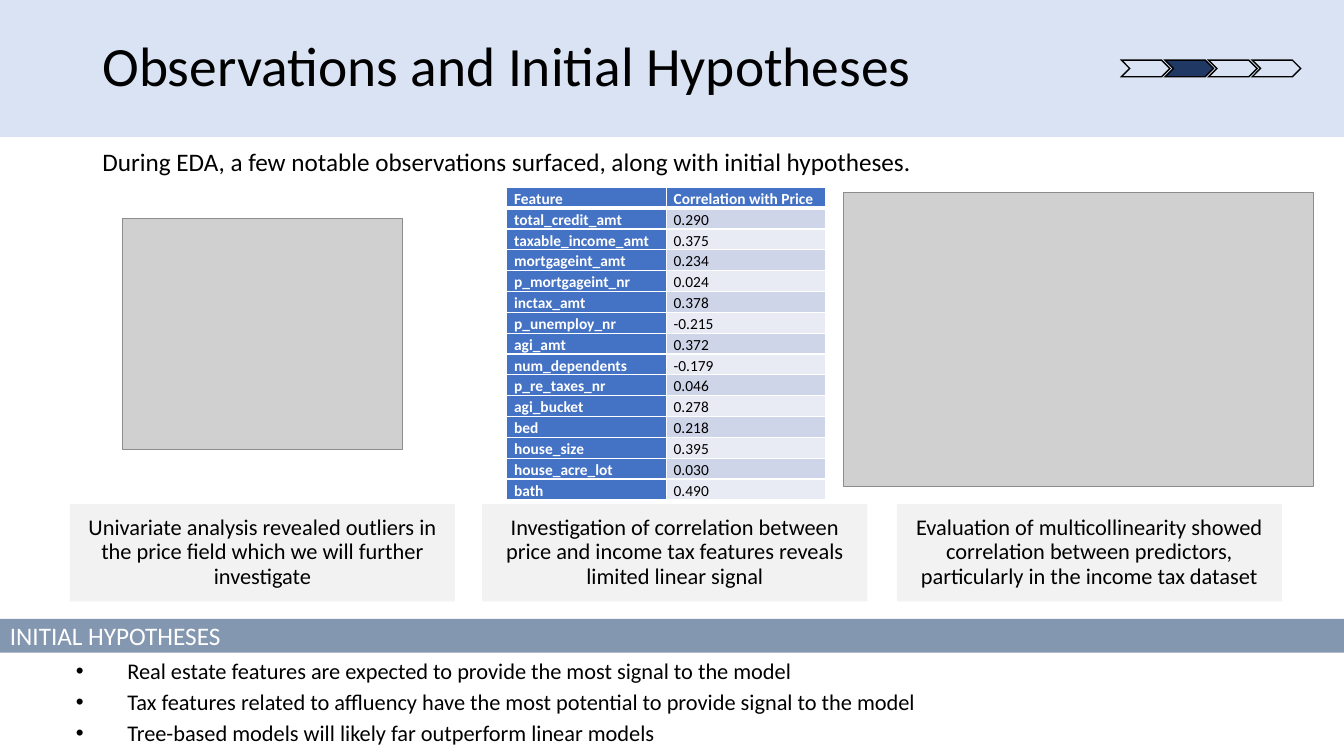
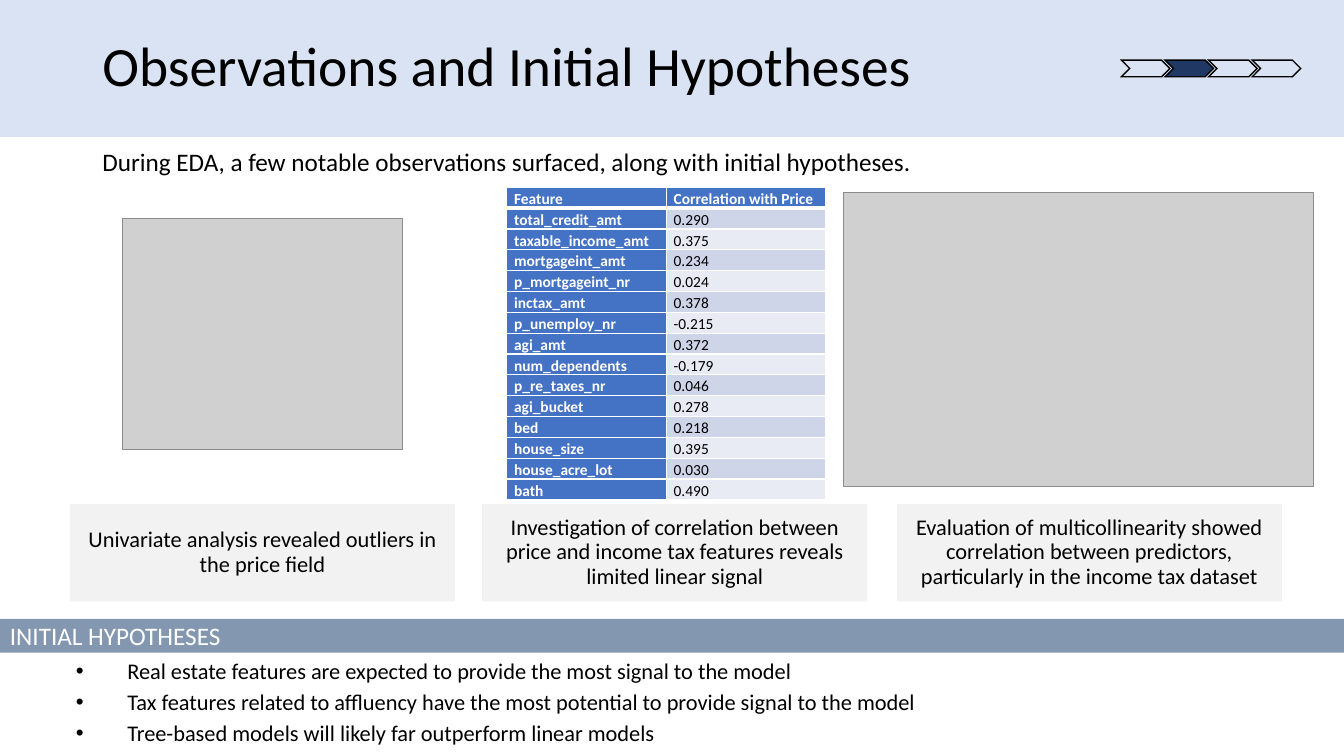
Before and after one commit to david-firrin/Real-Estate-Price-Prediction-With-Income-Tax-Data, a slide deck: slide 11 of Final Presentation Slides/team48finalpresentation.pptx. Drawn at 1344x756 pixels with LibreOffice and Linux fonts; fonts in the diff are those of the drawing; grey boxes stand for pictures. Boxes give left, top, right and bottom in pixels: in the first picture for what was removed or moved away, otherwise in the second. Text is boxed around its words. In the diff, an @@ line names an element or a change of style, - is before the commit and + after.

```diff
--- a/Final Presentation Slides/team48finalpresentation.pptx
+++ b/Final Presentation Slides/team48finalpresentation.pptx
@@ text in rectangle at [88, 531, 436, 576]: text changed @@
-Univariate analysis revealed outliers in the price field which we will further investigate
+Univariate analysis revealed outliers in the price field
```
Also in this commit, not shown: 3 other files.
